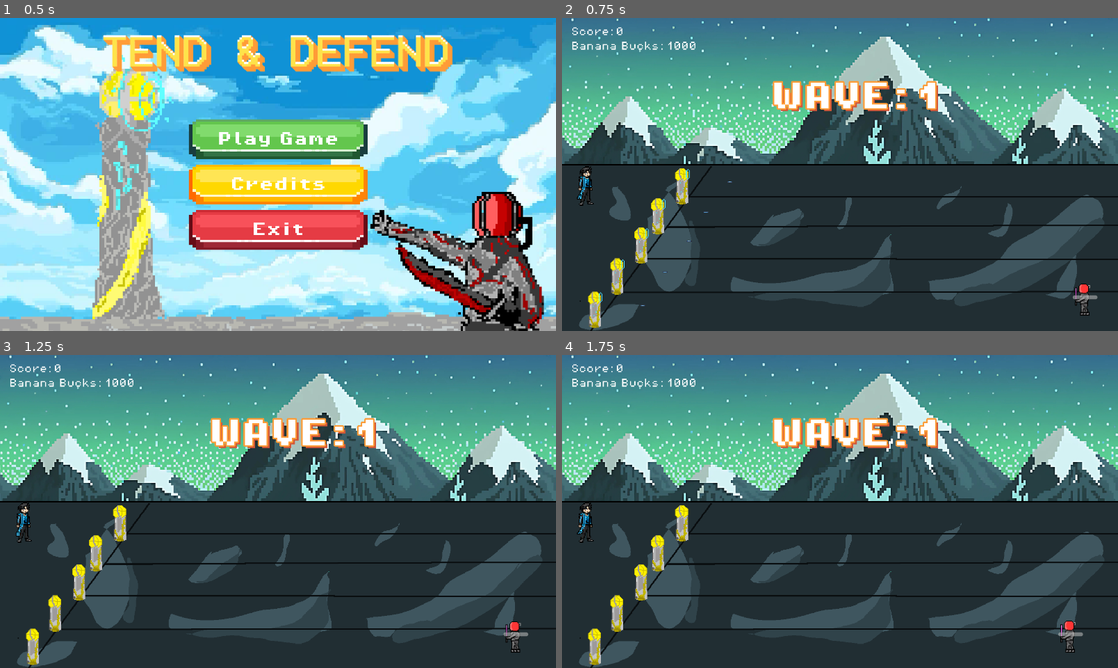
Above: before the commit, frames 1-4 (two rows, left to right).
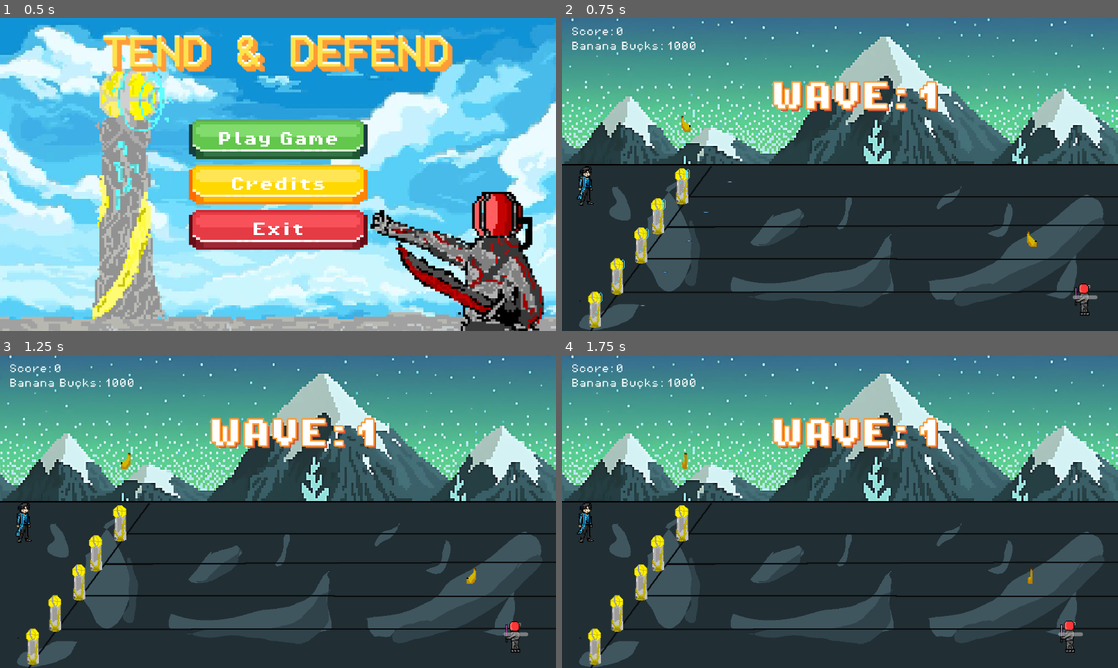
Above: after the commit, the same moments.

Repository: varun22/ECS179-FinalProject
Game: Godot game, scene res://scenes/menu.tscn
Two runs of this game, one before a commit and one after it. Both use one fixed random seed, a clock stepped at 60 frames per second and the inputs below. The engine's default icon, where the game draws it, is replaced by a stand-in: a white triangle on a blue panel in a dark square. Sound files missing from this copy of the repository are replaced by a short silence.
Inputs:
- Up to frame 1 (0.5 s): no input
- Up to frame 2 (0.75 s): click "Play Game" at 0.5 s
- Up to frame 3 (1.25 s): no input
- Up to frame 4 (1.75 s): tap Enter (ui_accept) at 1.25, 1.52 s; hold Right (ui_right) from 1.28 s (still down)

Frame 1 is identical in both runs. In frame 2, 0.1% of the frame differs, in the area x 21-86%, y 31-74%; in frame 3, 0.1%; in frame 4, less than 0.1%.

Commit message:
banana coin updates

Diff:
--- a/tend&defend/banana.gd
+++ /dev/null
@@ -1,12 +0,0 @@
-extends Area2D
-#remove Mask 3 since just used for testing
-func _ready() -> void:
-	signals.turret_shot.connect(_free_bananas)
-
-func _on_body_entered(body):
-	#Update score
-	queue_free()
-
-func _free_bananas() -> void:
-	print("Free all banans")
-	queue_free()
--- a/tend&defend/scenes/banana.tscn
+++ b/tend&defend/scenes/banana.tscn
@@ -1,6 +1,6 @@
 [gd_scene load_steps=22 format=3 uid="uid://clblmo6lp2p63"]
 
-[ext_resource type="Script" path="res://banana.gd" id="1_wrrrb"]
+[ext_resource type="Script" path="res://scripts/banana.gd" id="1_wrrrb"]
 [ext_resource type="Texture2D" uid="uid://bfdacygb6it72" path="res://assets/Banana/Banana.png" id="2_pn06q"]
 
 [sub_resource type="AtlasTexture" id="AtlasTexture_k10n7"]
@@ -135,7 +135,6 @@
 
 [node name="Area2D" type="Area2D"]
 scale = Vector2(2.72, 2.72)
-collision_mask = 5
 script = ExtResource("1_wrrrb")
 
 [node name="AnimatedSprite2D" type="AnimatedSprite2D" parent="."]
--- a/tend&defend/scenes/projectile.tscn
+++ b/tend&defend/scenes/projectile.tscn
@@ -6,6 +6,21 @@
 
 [sub_resource type="RectangleShape2D" id="RectangleShape2D_oy8a6"]
 size = Vector2(18, 4)
+
+[sub_resource type="Animation" id="Animation_a7e0p"]
+length = 0.001
+tracks/0/type = "value"
+tracks/0/imported = false
+tracks/0/enabled = true
+tracks/0/path = NodePath(".:frame")
+tracks/0/interp = 1
+tracks/0/loop_wrap = true
+tracks/0/keys = {
+"times": PackedFloat32Array(0),
+"transitions": PackedFloat32Array(1),
+"update": 1,
+"values": [0]
+}
 
 [sub_resource type="Animation" id="Animation_uv8ic"]
 resource_name = "base_proj"
@@ -22,21 +37,6 @@
 "transitions": PackedFloat32Array(1, 1),
 "update": 1,
 "values": [0, 0]
-}
-
-[sub_resource type="Animation" id="Animation_a7e0p"]
-length = 0.001
-tracks/0/type = "value"
-tracks/0/imported = false
-tracks/0/enabled = true
-tracks/0/path = NodePath(".:frame")
-tracks/0/interp = 1
-tracks/0/loop_wrap = true
-tracks/0/keys = {
-"times": PackedFloat32Array(0),
-"transitions": PackedFloat32Array(1),
-"update": 1,
-"values": [0]
 }
 
 [sub_resource type="Animation" id="Animation_5sc3w"]
--- /dev/null
+++ b/tend&defend/scripts/banana.gd
@@ -0,0 +1,19 @@
+class_name Banana
+extends Area2D
+
+func _ready() -> void:
+	# Connect the new_wave signal to the _free_bananas function
+	signals.new_wave.connect(_free_bananas)
+
+func _on_body_entered(body):
+	print("Banana entered")
+	globalVars.currency += 20.0
+	queue_free()
+
+func _free_bananas() -> void:
+	print("Free all bananas")
+	# Find all nodes of the banana
+	var parent_scene = get_tree().get_current_scene()
+	for child in parent_scene.get_children():
+		if child is Banana:
+			child.queue_free()
--- a/tend&defend/scripts/enemy.gd
+++ b/tend&defend/scripts/enemy.gd
@@ -32,21 +32,25 @@
 		queue_free()
 
 func _enemy_died() -> void:
-	#print("Enemy has died")
-	#Increment UI
+	# Play the appropriate death animation
 	if type == 1:
 		$Sprite2D/AnimationPlayer.play("saber_death")
 	elif type == 2:
 		$Sprite2D/AnimationPlayer.play("cloak_death")
 	else:
 		$Sprite2D/AnimationPlayer.play("machete_death")
+
+	# Emit the died signal
 	died.emit(100)
-	if type == 1:
-		globalVars.currency += 10.0
-	elif type == 2:
-		globalVars.currency += 20.0
-	elif type == 3:
-		globalVars.currency += 30.0
+
+	# Instance the Banana scene and set its position
+	var banana_scene = preload("res://scenes/banana.tscn")
+	var banana_instance = banana_scene.instance()
+	banana_instance.global_position = self.global_position
+
+	# Add the Banana to the current scene
+	get_tree().get_current_scene().add_child(banana_instance)
+
 
 # Function for when enemies take damage form projectile
 func take_damage(damage_amt: float) -> void:
